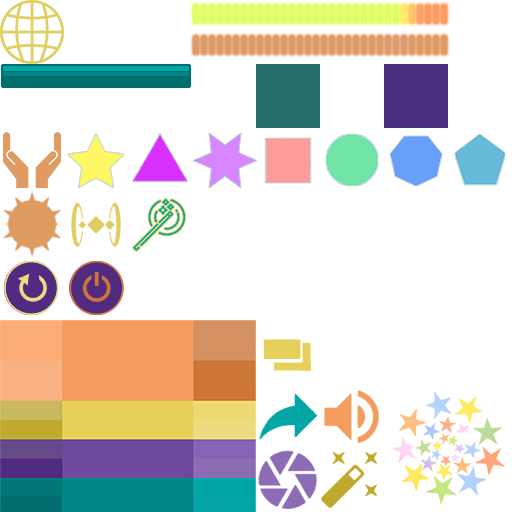
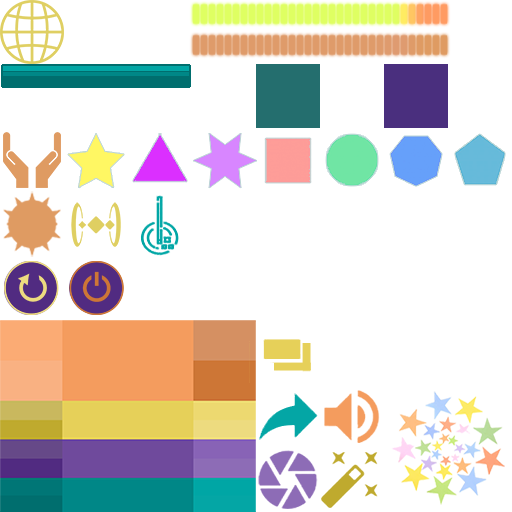
The second 512 × 512 image is a revision of the first. Changes to its layers:
added layer "Волшебная палочка копия" in group "Техобъекты" over [141, 195, 179, 256]
painted on "Волшебная палочка" over [133, 195, 185, 256]
